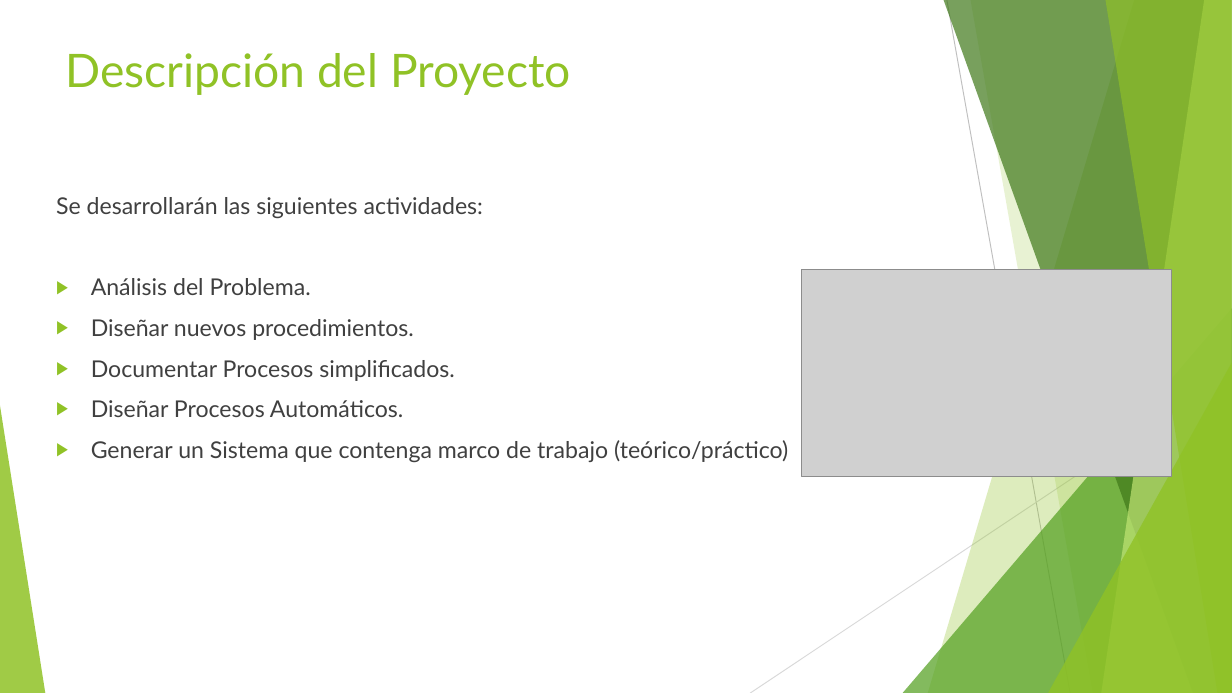
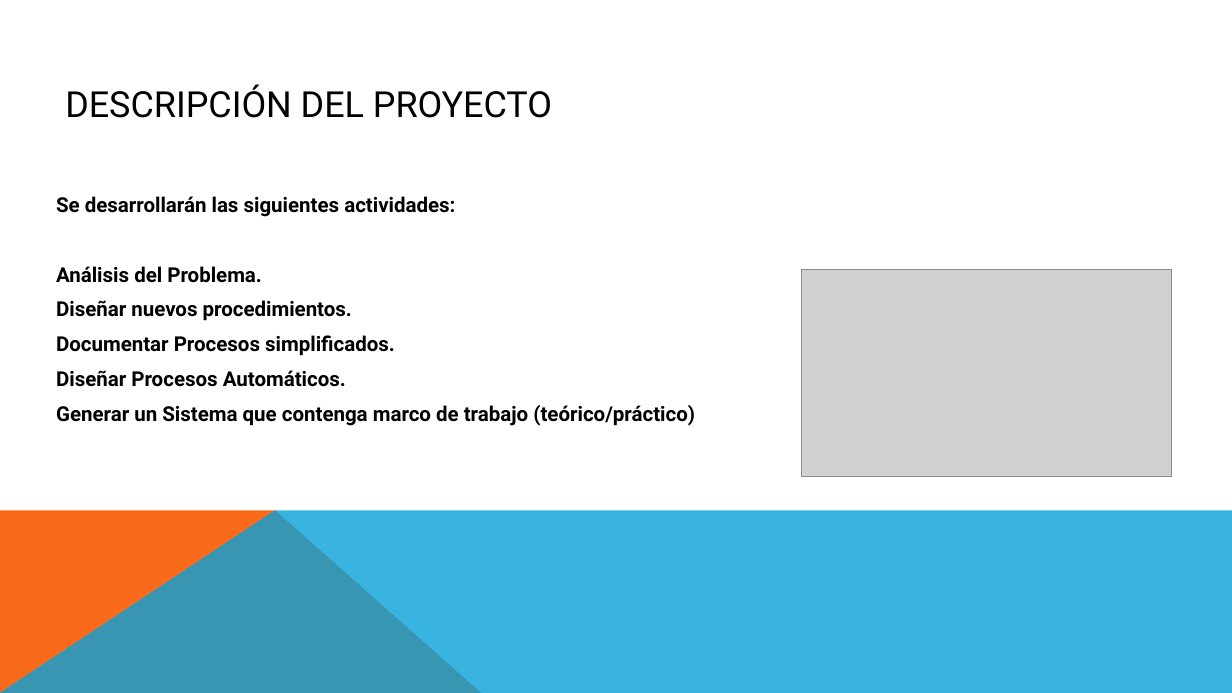
Before and after one commit to food-aid/Seminario, a slide deck: slide 7 of Food-Aid.pptx. Drawn at 1232x693 pixels with LibreOffice and Linux fonts; fonts in the diff are those of the drawing; grey boxes stand for pictures. Boxes give left, top, right and bottom in pixels: in the first picture for what was removed or moved away, otherwise in the second. Text is boxed around its words. In the diff, an @@ line names an element or a change of style, - is before the commit and + after.

```diff
--- a/Food-Aid.pptx
+++ b/Food-Aid.pptx
@@ title "DESCRIPCIÓN DEL PROYECTO" at bbox=[65, 84, 552, 118]: vertical alignment top to middle @@
@@ title at bbox=[65, 84, 552, 118]: text changed; size 36 to 28 pt; font Lato to Roboto; text colour #90C226 to #000000 @@
-Descripción del Proyecto
+DESCRIPCIÓN DEL PROYECTO
@@ text "Se desarrollarán las siguientes actividades:" at bbox=[56, 196, 695, 426]: size 18 to 16 pt, font Lato to Roboto, text colour #404040 to #000000, bold on; less space between paragraphs; bullet ▶ to none @@
@@ group removed at bbox=[0, 0, 1232, 693]: 5 freeform shapes, 3 triangles, 2 lines @@
@@ freeform shape added at bbox=[0, 510, 482, 693], fill #F96A1B @@
@@ freeform shape added at bbox=[0, 510, 1232, 693], fill #08A1D9 at 80% opacity @@
```
Also in this commit, not shown: 11 other slides changed.
